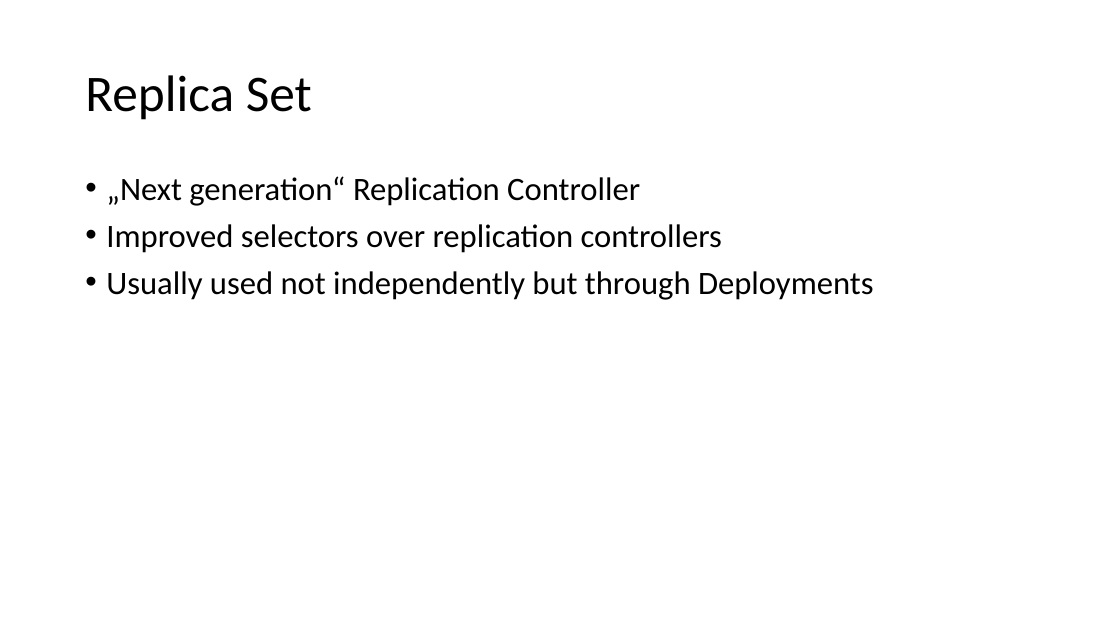
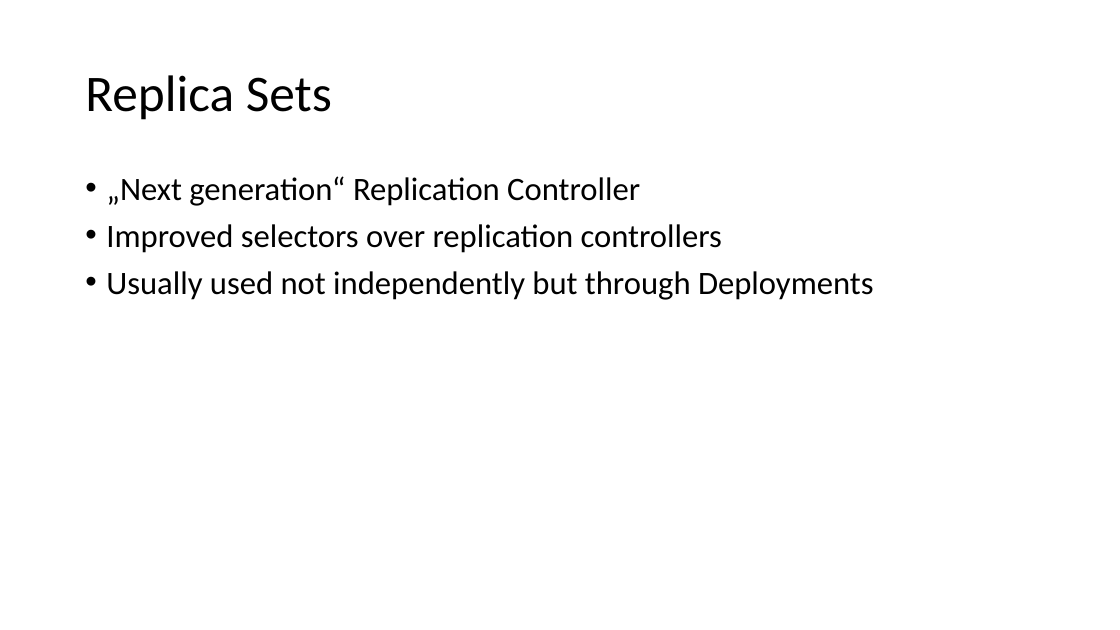
Before and after one commit to scholzj/dbg-kubernetes-training, a slide deck: slide 58 of slides/Kubernetes Introduction.pptx (slide 53 before the commit). Drawn at 1120x630 pixels with LibreOffice and Linux fonts; fonts in the diff are those of the drawing. Boxes give left, top, right and bottom in pixels: in the first picture for what was removed or moved away, otherwise in the second. Text is boxed around its words. In the diff, an @@ line names an element or a change of style, - is before the commit and + after.

```diff
--- a/slides/Kubernetes Introduction.pptx
+++ b/slides/Kubernetes Introduction.pptx
@@ title at box(85, 75, 332, 120): text changed @@
-Replica Set
+Replica Sets
```
Also in this commit, not shown: 9 other slides changed, 11 slides added, 2 slides removed, 21 other files.
